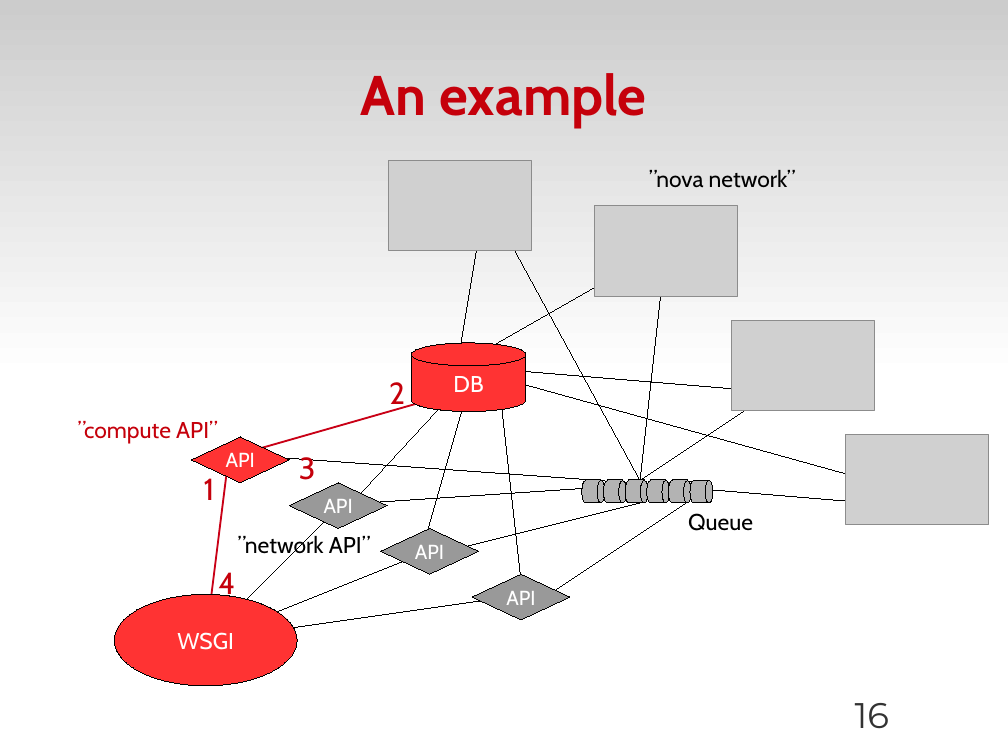
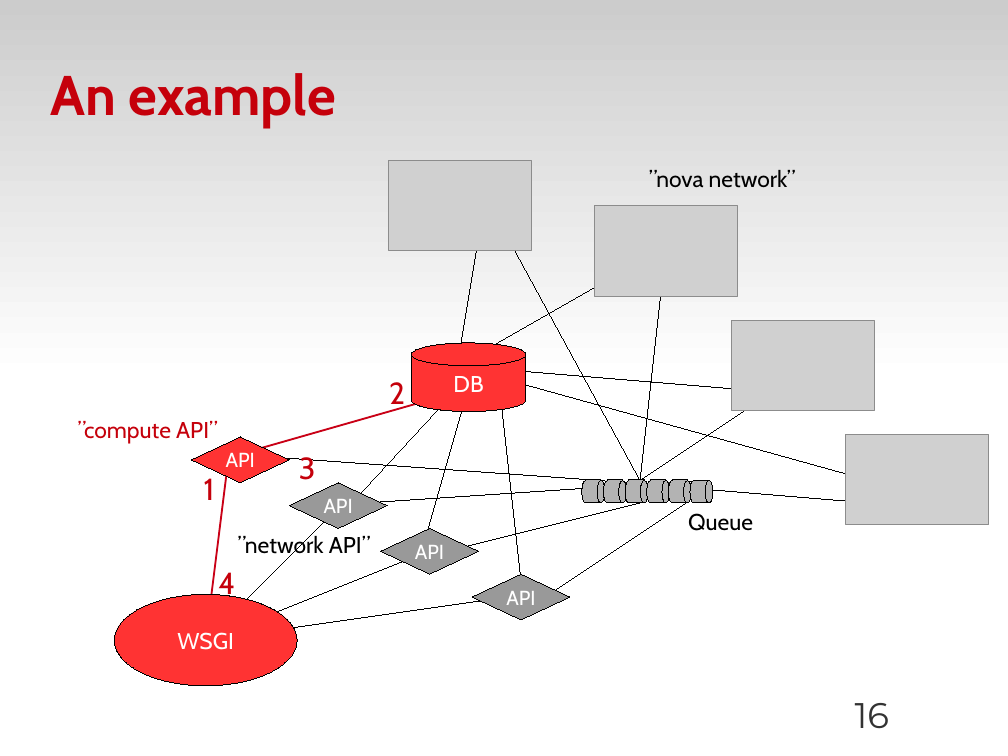
Before and after one commit to zyluo/talk-COSUG-2012, a slide deck: slide 16 of COSUG-2012.odp. Drawn at 1008x756 pixels with LibreOffice and Linux fonts; fonts in the diff are those of the drawing; grey boxes stand for pictures; background and template pictures are left out. Boxes give left, top, right and bottom in pixels: in the first picture for what was removed or moved away, otherwise in the second. Text is boxed around its words. In the diff, an @@ line names an element or a change of style, - is before the commit and + after.

```diff
--- a/COSUG-2012.odp
+++ b/COSUG-2012.odp
@@ title "An example" at [50,73,336,128]: alignment centre to left @@
```
Also in this commit, not shown: 17 other slides changed, 1 slide added.
